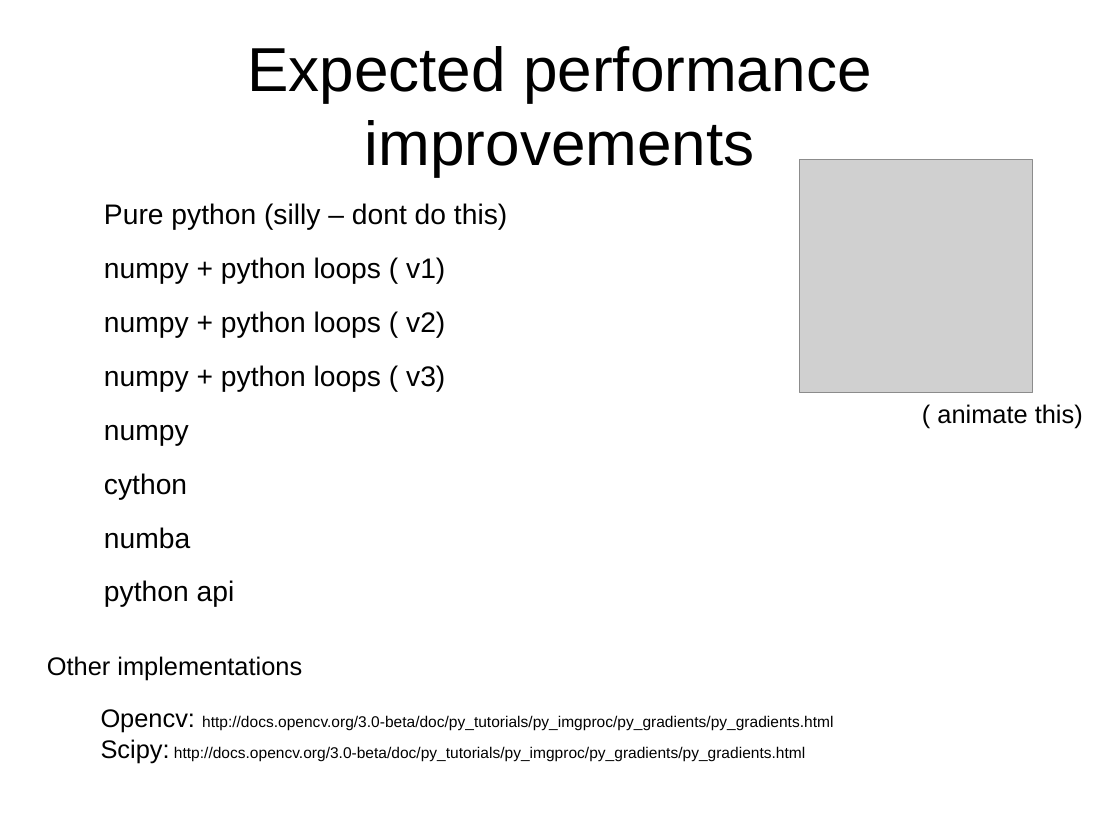
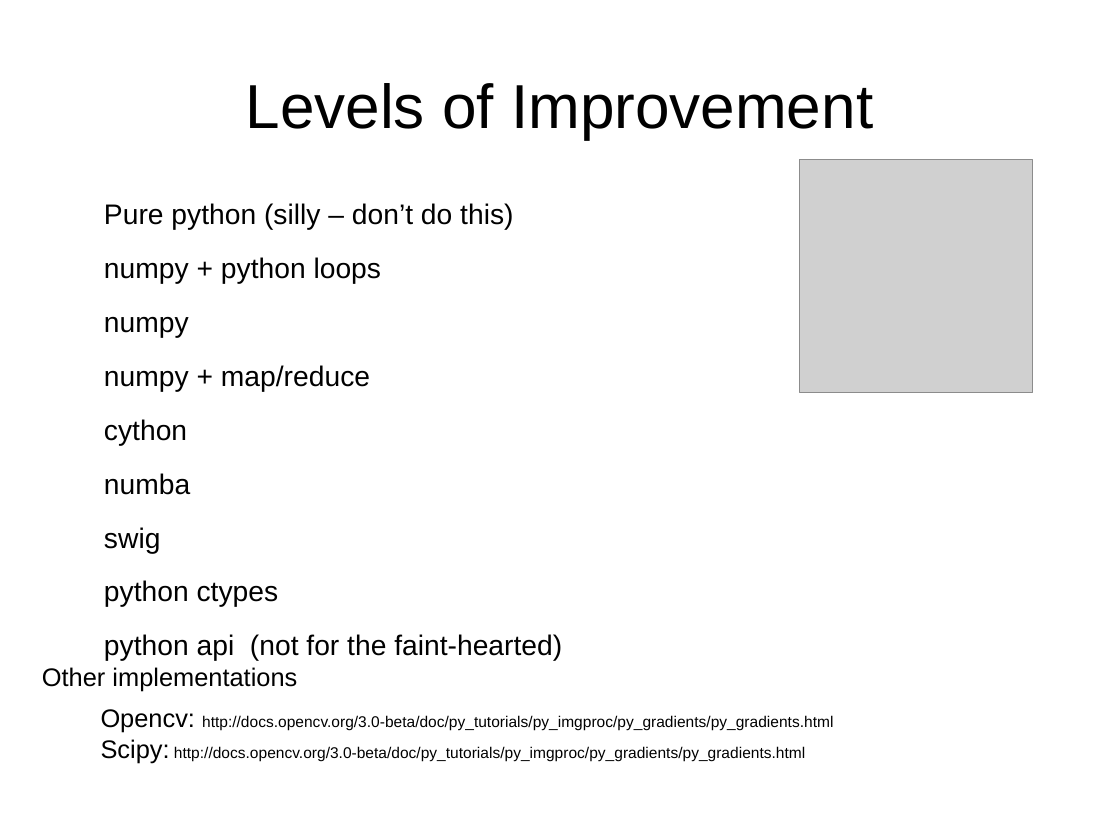
Before and after one commit to mherkazandjian/python_optimization_demo, a slide deck: slide 4 of 2017-10-11-developer_workshop_4_hans_on_optmization_with_python.odp. Drawn at 1120x840 pixels with LibreOffice and Linux fonts; fonts in the diff are those of the drawing; grey boxes stand for pictures. Boxes give left, top, right and bottom in pixels: in the first picture for what was removed or moved away, otherwise in the second. Text is boxed around its words. In the diff, an @@ line names an element or a change of style, - is before the commit and + after.

Commit message:
clean pure python example
add example to the notebook

```diff
--- a/2017-10-11-developer_workshop_4_hans_on_optmization_with_python.odp
+++ b/2017-10-11-developer_workshop_4_hans_on_optmization_with_python.odp
@@ title at [246, 83, 873, 139]: text changed @@
-Expected performance improvements
+Levels of Improvement
@@ text at [104, 203, 513, 284]: text changed @@
-Pure python (silly – dont do this)
-numpy + python loops ( v1)
-numpy + python loops ( v2)
-numpy + python loops ( v3)
+Pure python (silly – don’t do this)
+numpy + python loops
@@ text at [104, 365, 370, 392]: paragraph added @@
+numpy + map/reduce
@@ text removed at [937, 404, 1083, 429] @@
-( animate this)
@@ text at [104, 527, 562, 661]: text changed @@
-python api
+swig
+python ctypes
+python api (not for the faint-hearted)
@@ text "Other implementations": place and size @@
-text "Other implementations" at [47, 656, 302, 681]
+text "Other implementations" at [42, 667, 297, 691]
```
Also in this commit, not shown: 5 other slides changed, 11 slides added, 1 slide removed, 7 other files.
